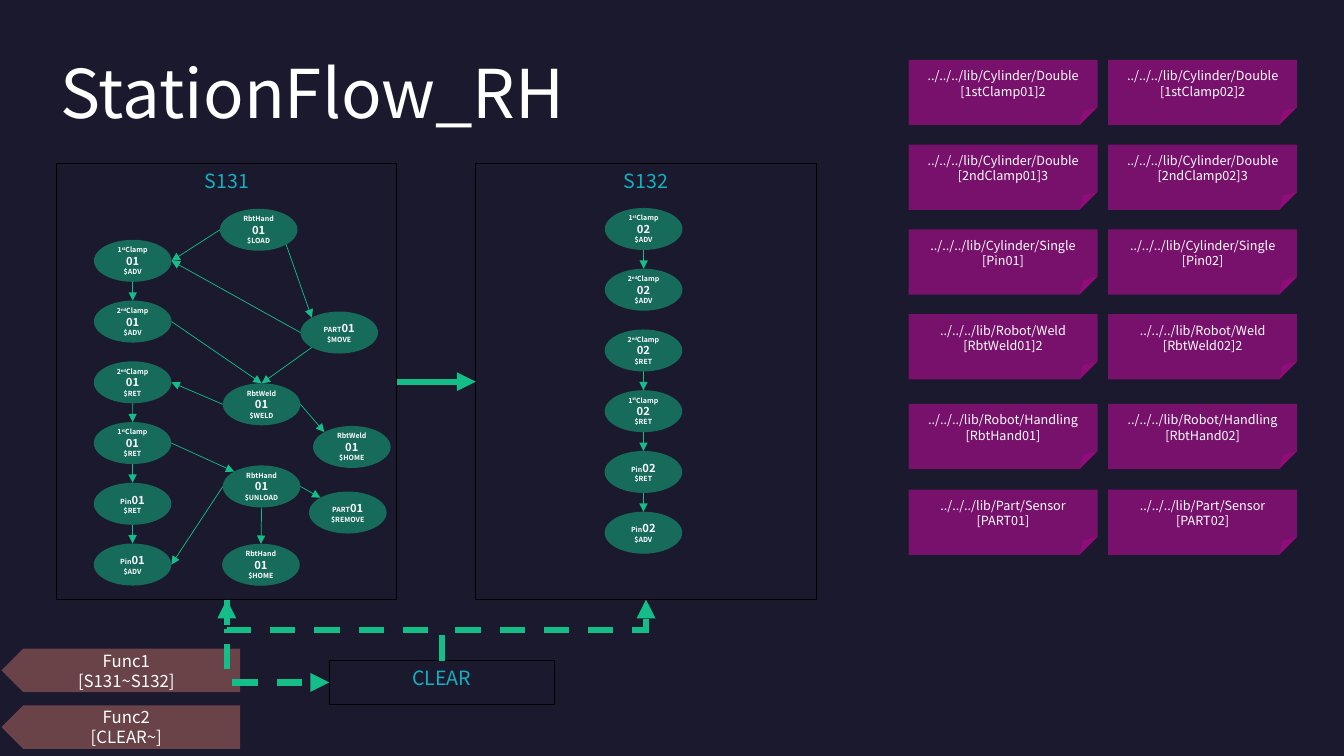
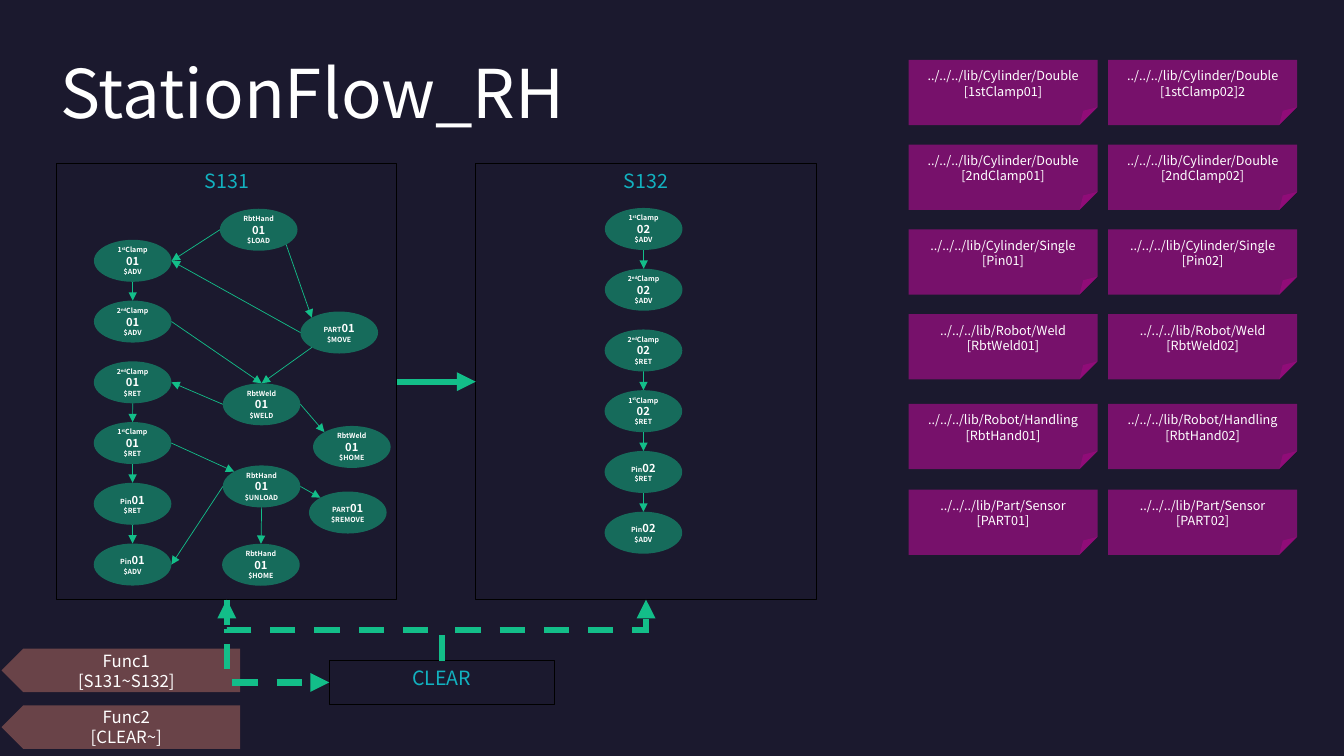
Before and after one commit to DualsoftDev/ds, a slide deck: slide 2 of DsDotNet/src/UnitTest/UnitTest.Model/ImportOfficeExample/Sample/Sub/Sub/Sub/StationRH.pptx. Drawn at 1344x756 pixels with LibreOffice and Linux fonts; fonts in the diff are those of the drawing. Boxes give left, top, right and bottom in pixels: in the first picture for what was removed or moved away, otherwise in the second. Text is boxed around its words. In the diff, an @@ line names an element or a change of style, - is before the commit and + after.

```diff
--- a/DsDotNet/src/UnitTest/UnitTest.Model/ImportOfficeExample/Sample/Sub/Sub/Sub/StationRH.pptx
+++ b/DsDotNet/src/UnitTest/UnitTest.Model/ImportOfficeExample/Sample/Sub/Sub/Sub/StationRH.pptx
@@ text in folded corner at (964,86,1042,99): text changed @@
-[1stClamp01]2
+[1stClamp01]
@@ text in folded corner at (961,167,1044,183): text changed @@
-[2ndClamp01]3
+[2ndClamp01]
@@ text in folded corner at (1161,167,1244,183): text changed @@
-[2ndClamp02]3
+[2ndClamp02]
@@ text in folded corner at (967,337,1039,352): text changed @@
-[RbtWeld01]2
+[RbtWeld01]
@@ text in folded corner at (1166,337,1238,352): text changed @@
-[RbtWeld02]2
+[RbtWeld02]
```
Also in this commit, not shown: 33 other files.
